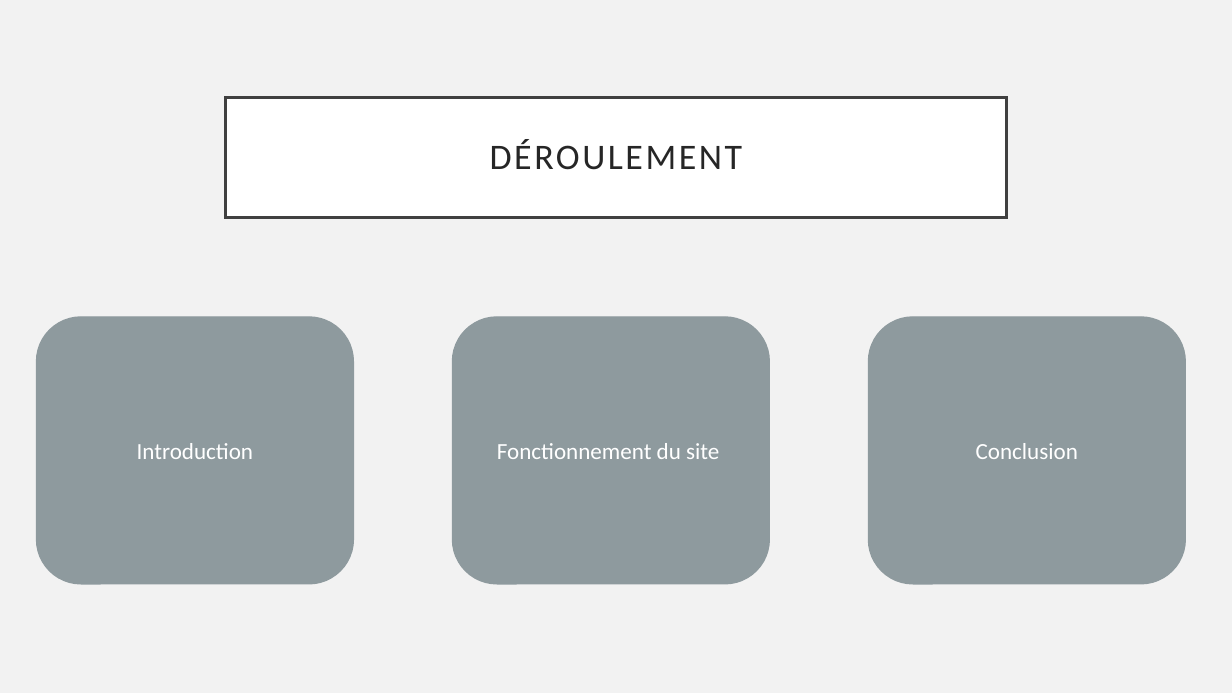
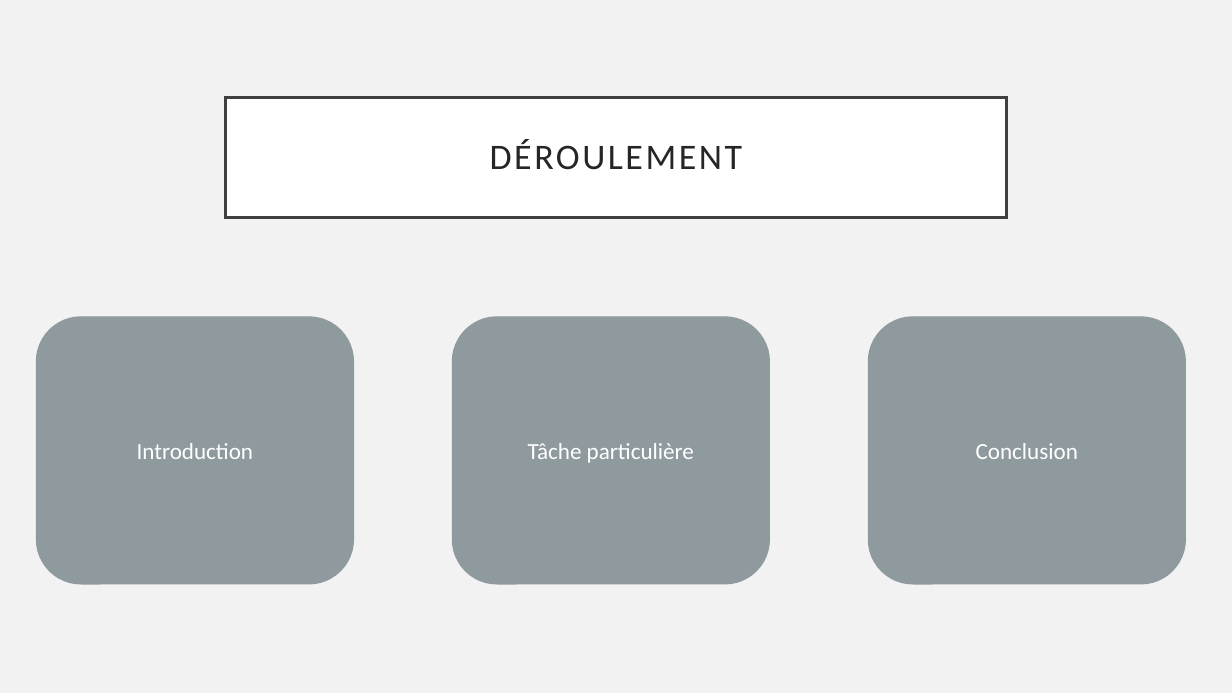
Before and after one commit to JeremyGfeller/Pre-TPi, a slide deck: slide 2 of Documentation/Présentation.pptx. Drawn at 1232x693 pixels with LibreOffice and Linux fonts; fonts in the diff are those of the drawing. Boxes give left, top, right and bottom in pixels: in the first picture for what was removed or moved away, otherwise in the second. Text is boxed around its words. In the diff, an @@ line names an element or a change of style, - is before the commit and + after.

```diff
--- a/Documentation/Présentation.pptx
+++ b/Documentation/Présentation.pptx
@@ text in rounded rectangle at (528,443,694,463): text changed @@
-Fonctionnement du site
+Tâche particulière
```
Also in this commit, not shown: 4 other slides changed, 2 slides added, 3 slides removed, 1 other file.
